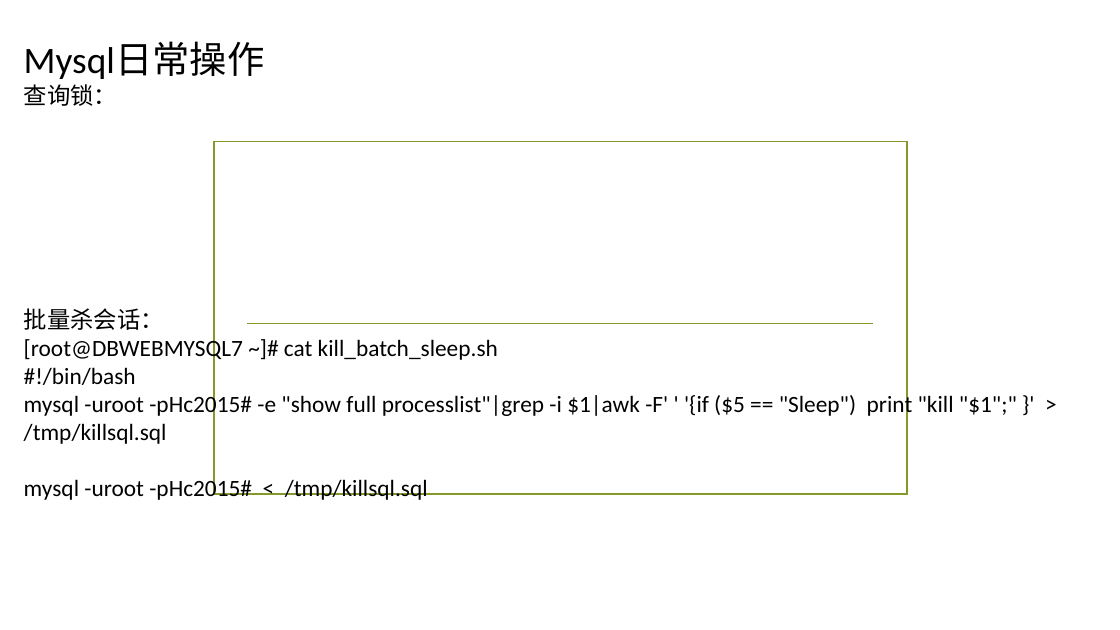
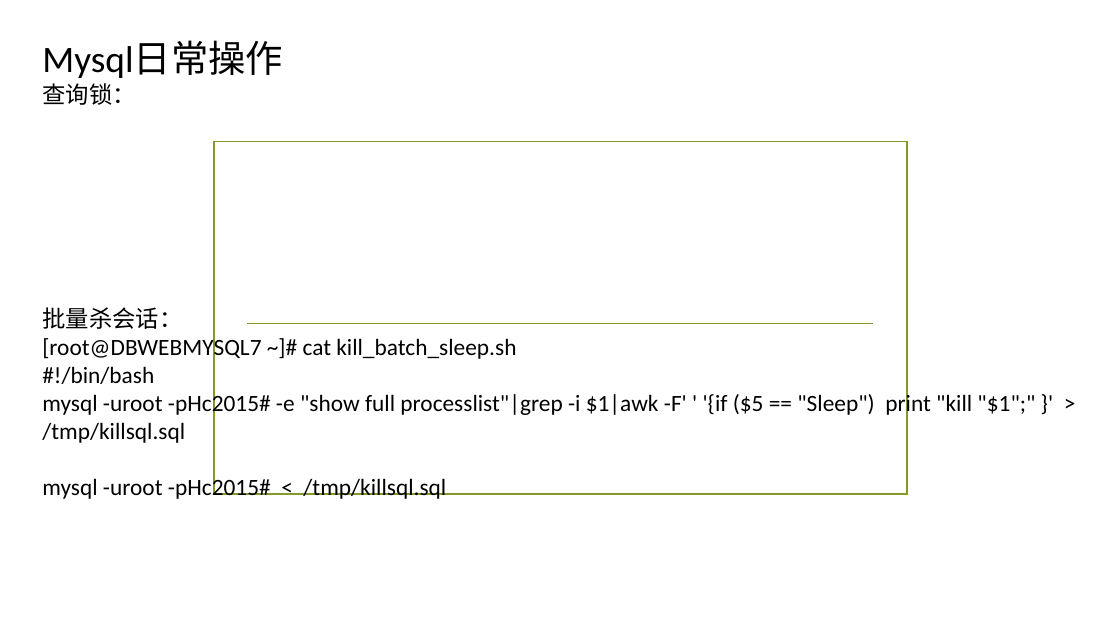
Before and after one commit to ronghuaihai/sharefiles, a slide deck: slide 49 of 数据库演示.pptx (slide 44 before the commit). Drawn at 1120x630 pixels with LibreOffice and Linux fonts; fonts in the diff are those of the drawing; background and template pictures are left out. Boxes give left, top, right and bottom in pixels: in the first picture for what was removed or moved away, otherwise in the second. Text is boxed around its words. In the diff, an @@ line names an element or a change of style, - is before the commit and + after.

```diff
--- a/数据库演示.pptx
+++ b/数据库演示.pptx
@@ text "Mysql日常操作": place and size @@
-text "Mysql日常操作" at bbox=[24, 42, 1017, 500]
+text "Mysql日常操作" at bbox=[42, 41, 1035, 499]
```
Also in this commit, not shown: 11 other slides changed, 6 slides added, 3 slides removed, 2 other files.
